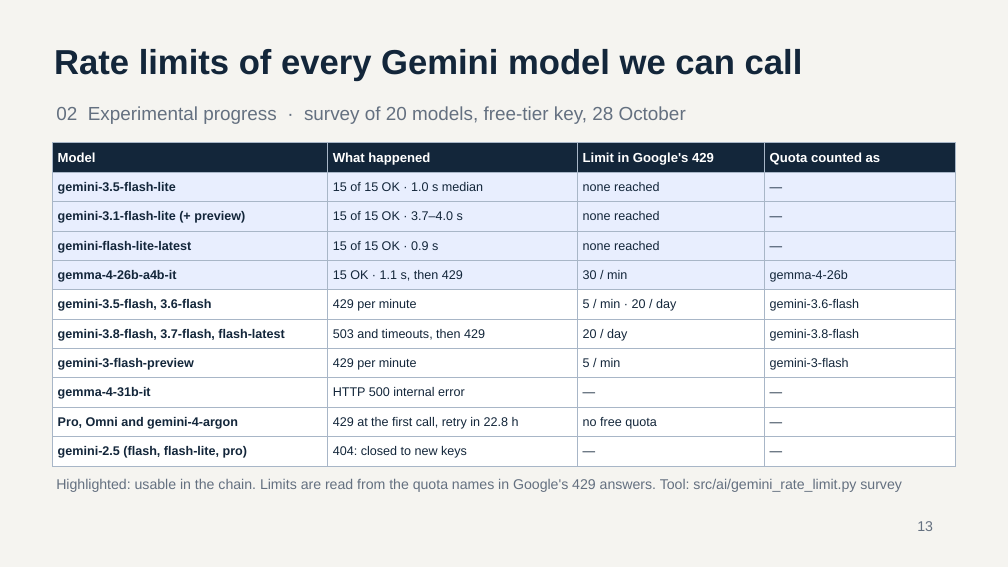
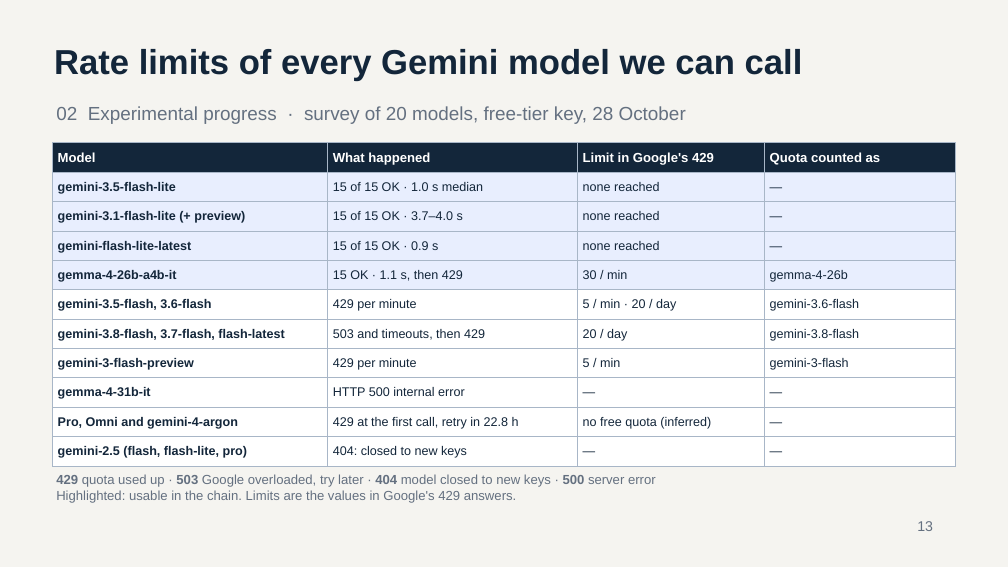
Before and after one commit to bhsei/26B, a slide deck: slide 13 of weekly-reports/W07/Weekly_Report_W07.pptx. Drawn at 1008x567 pixels with LibreOffice and Linux fonts; fonts in the diff are those of the drawing. Boxes give left, top, right and bottom in pixels: in the first picture for what was removed or moved away, otherwise in the second. Text is boxed around its words. In the diff, an @@ line names an element or a change of style, - is before the commit and + after.

Commit message:
W7 - Weekly report W07; Gantt tasks in verb and noun form with design due in week 12, backend slides updated after the merge, status-code legend and corrected survey limits

```diff
--- a/weekly-reports/W07/Weekly_Report_W07.pptx
+++ b/weekly-reports/W07/Weekly_Report_W07.pptx
@@ table at (52,143,956,467) @@
-row 10, column 3: no free quota
+row 10, column 3: no free quota (inferred)
@@ text at (56,474,656,503): text changed; size 13.5 to 12.5 pt @@
-Highlighted: usable in the chain. Limits are read from the quota names in Google's 429 answers. Tool: src/ai/gemini_rate_limit.py survey
+429 quota used up · 503 Google overloaded, try later · 404 model closed to new keys · 500 server error
+Highlighted: usable in the chain. Limits are the values in Google's 429 answers.
```
Also in this commit, not shown: 5 other slides changed.
